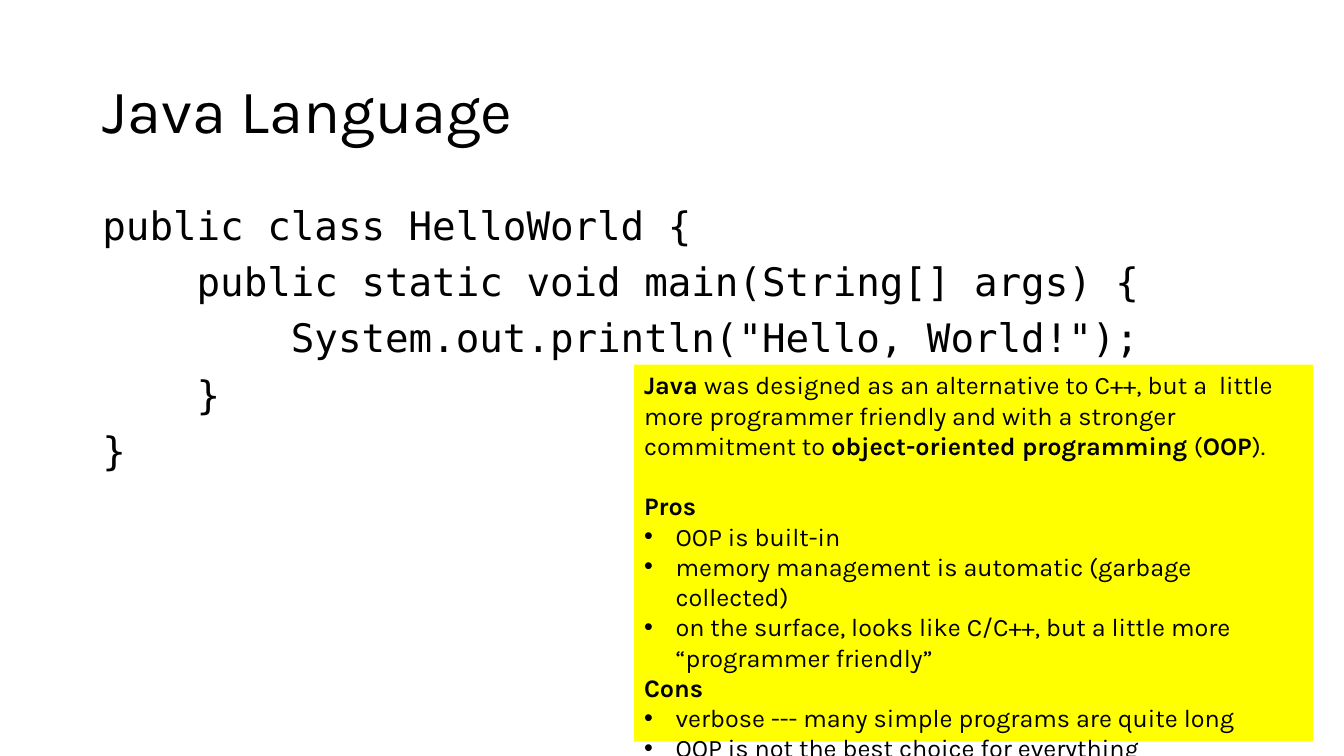
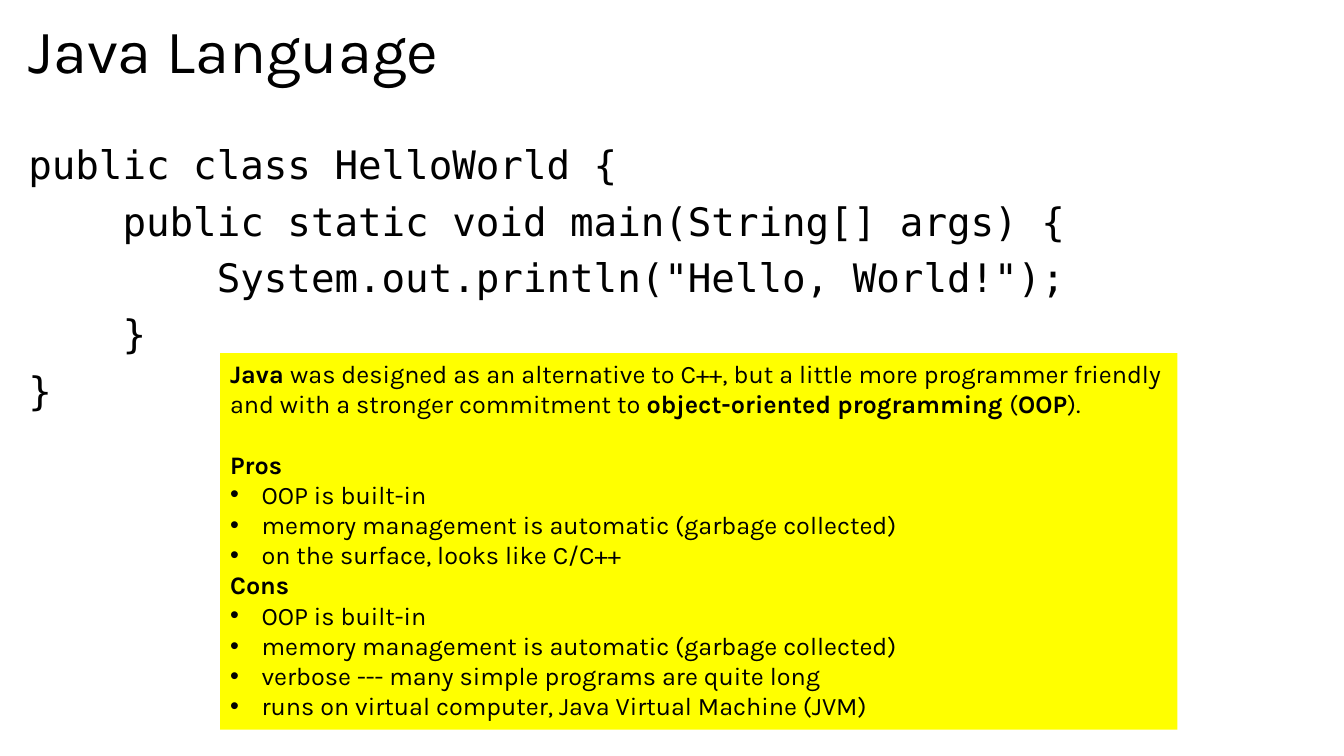
Before and after one commit to tjd1234/cmpt120spring2026, a slide deck: slide 12 of lecture_notes/chapter1/chapter1.pptx. Drawn at 1344x756 pixels with LibreOffice and Linux fonts; fonts in the diff are those of the drawing. Boxes give left, top, right and bottom in pixels: in the first picture for what was removed or moved away, otherwise in the second. Text is boxed around its words. In the diff, an @@ line names an element or a change of style, - is before the commit and + after.

```diff
--- a/lecture_notes/chapter1/chapter1.pptx
+++ b/lecture_notes/chapter1/chapter1.pptx
@@ title "Java Language": place and size @@
-title "Java Language" at box(102, 94, 513, 148)
+title "Java Language" at box(28, 34, 438, 88)
@@ text "public class HelloWorld {": place and size @@
-text "public class HelloWorld {" at box(102, 210, 1139, 360)
+text "public class HelloWorld {" at box(28, 149, 1065, 300)
@@ rectangle "Java was designed as an ...": place and size @@
-rectangle "Java was designed as an ..." at box(634, 365, 1313, 742)
+rectangle "Java was designed as an ..." at box(220, 353, 1178, 730)
@@ text in rectangle at box(262, 545, 621, 567): text changed @@
-• on the surface, looks like C/C++, but a little more “programmer friendly”
+• on the surface, looks like C/C++
@@ text in rectangle at box(262, 607, 896, 661): paragraphs added @@
+• OOP is built-in
+• memory management is automatic (garbage collected)
@@ text in rectangle at box(262, 697, 867, 721): text changed @@
-• OOP is not the best choice for everything
+• runs on virtual computer, Java Virtual Machine (JVM)
```
Also in this commit, not shown: 8 other slides changed, 2 other files.
